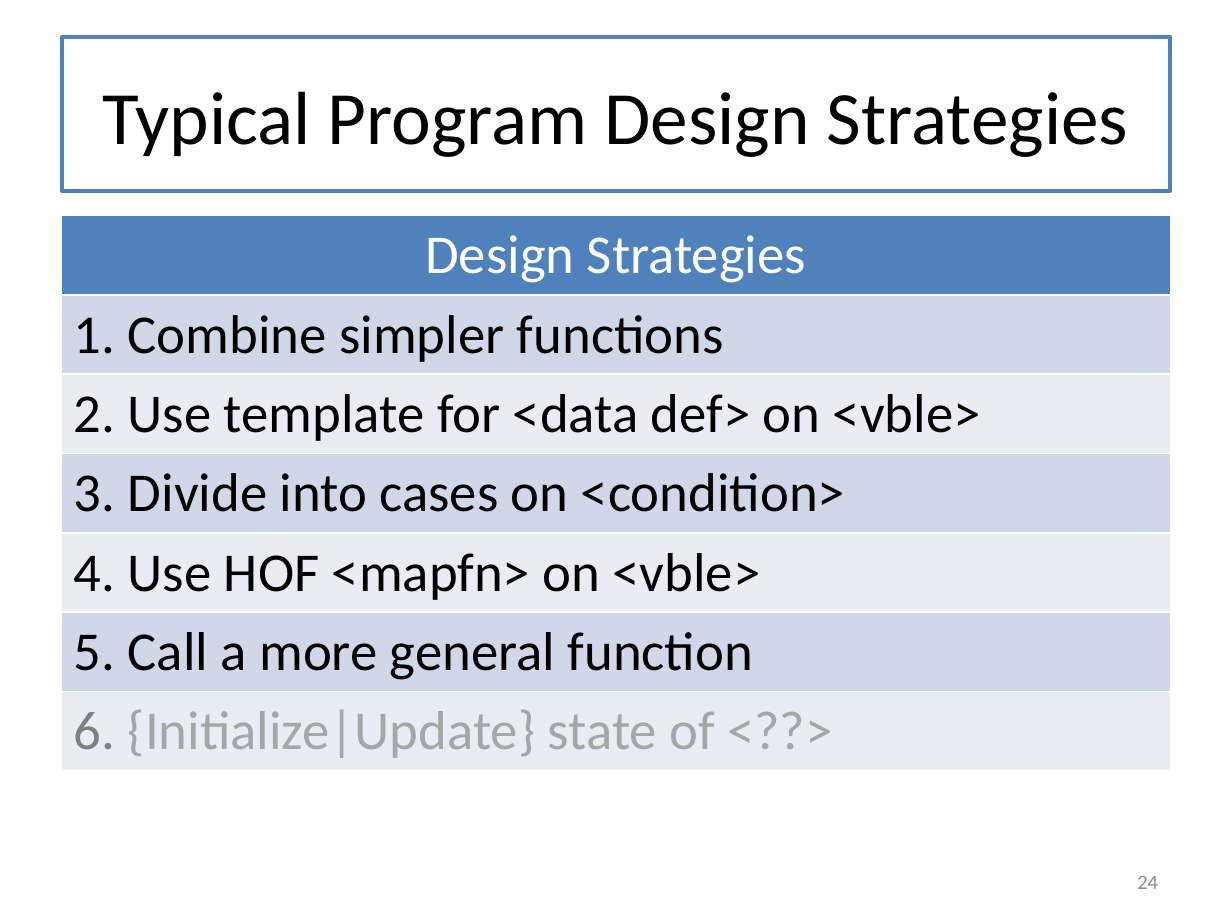
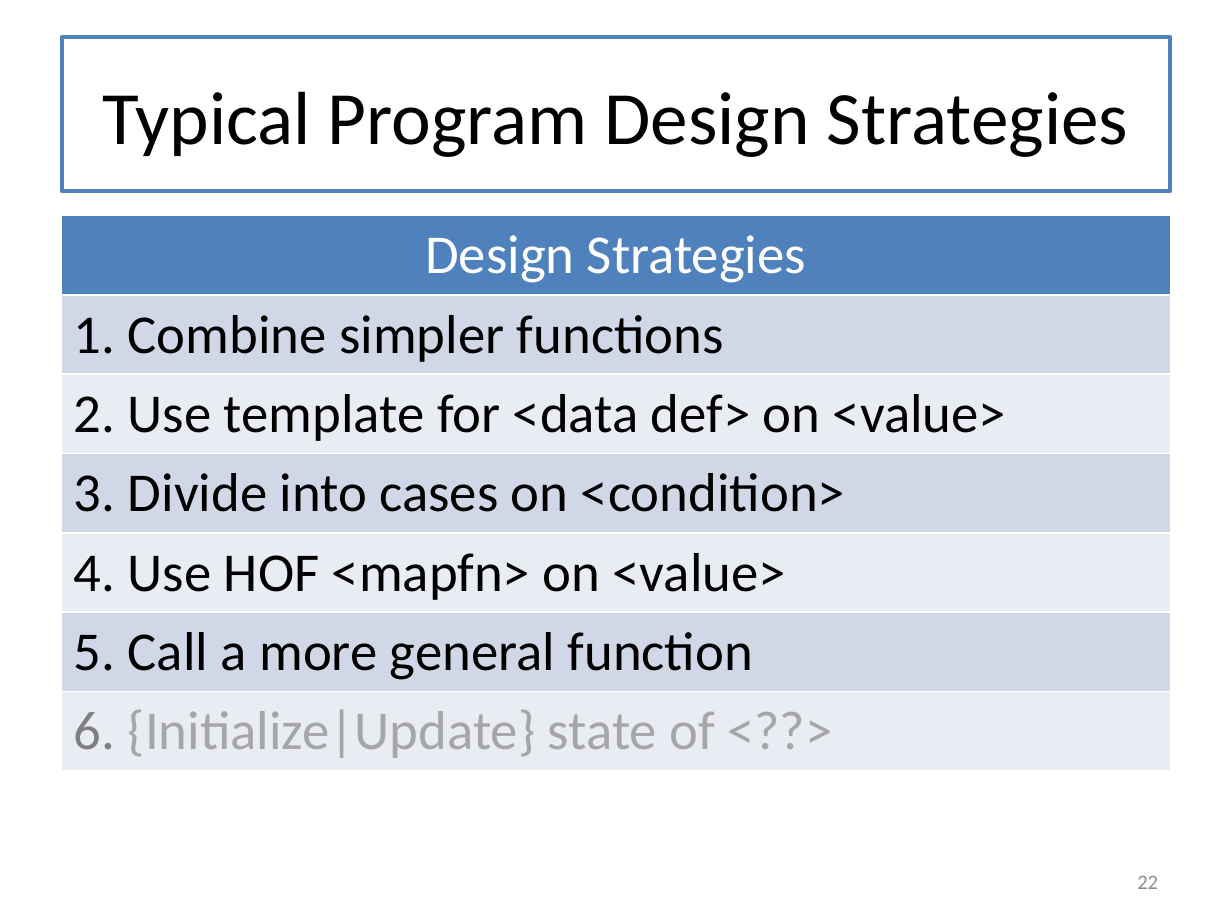
Before and after one commit to mwand/cs5010f16, a slide deck: slide 22 of Slides/Common Slides for CS 5010.pptx (slide 24 before the commit). Drawn at 1232x924 pixels with LibreOffice and Linux fonts; fonts in the diff are those of the drawing. Boxes give left, top, right and bottom in pixels: in the first picture for what was removed or moved away, otherwise in the second. Text is boxed around its words. In the diff, an @@ line names an element or a change of style, - is before the commit and + after.

```diff
--- a/Slides/Common Slides for CS 5010.pptx
+++ b/Slides/Common Slides for CS 5010.pptx
@@ table at [62,216,1170,762] @@
-row 3, column 1: 2. Use template for <data def> on <vble>
+row 3, column 1: 2. Use template for <data def> on <value>
-row 5, column 1: 4. Use HOF <mapfn> on <vble>
+row 5, column 1: 4. Use HOF <mapfn> on <value>
@@ page number at [1137,876,1158,889]: text changed @@
-24
+22
```
Also in this commit, not shown: 1 other slide changed, 2 slides removed, 1 other file.
